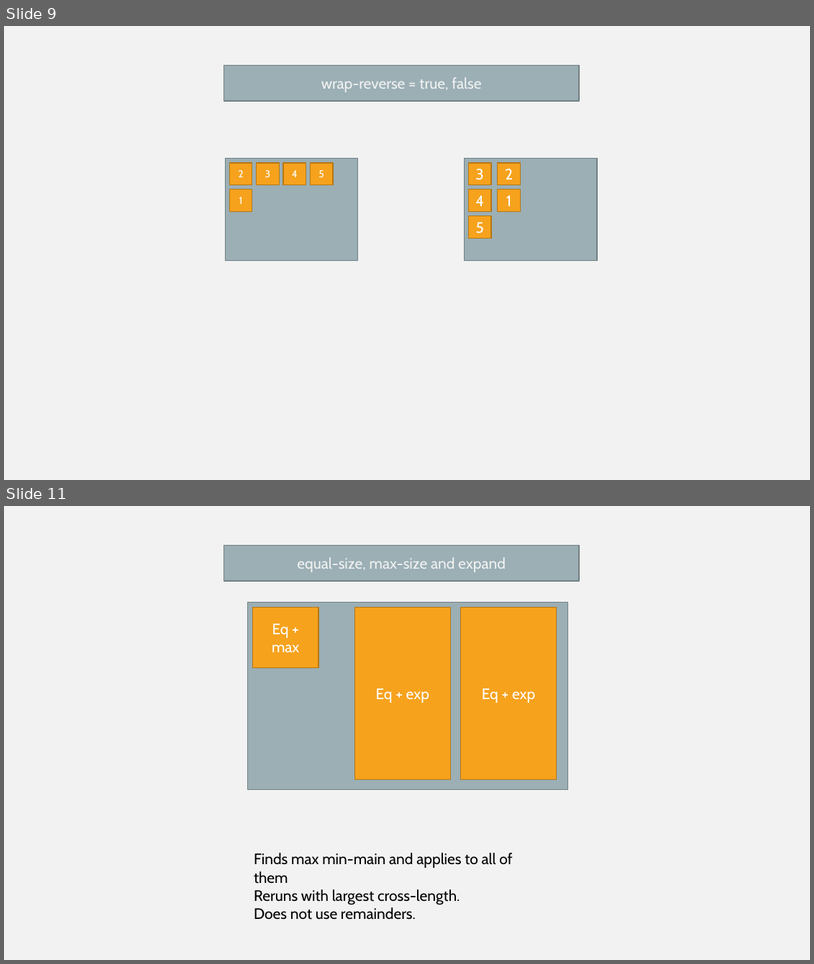
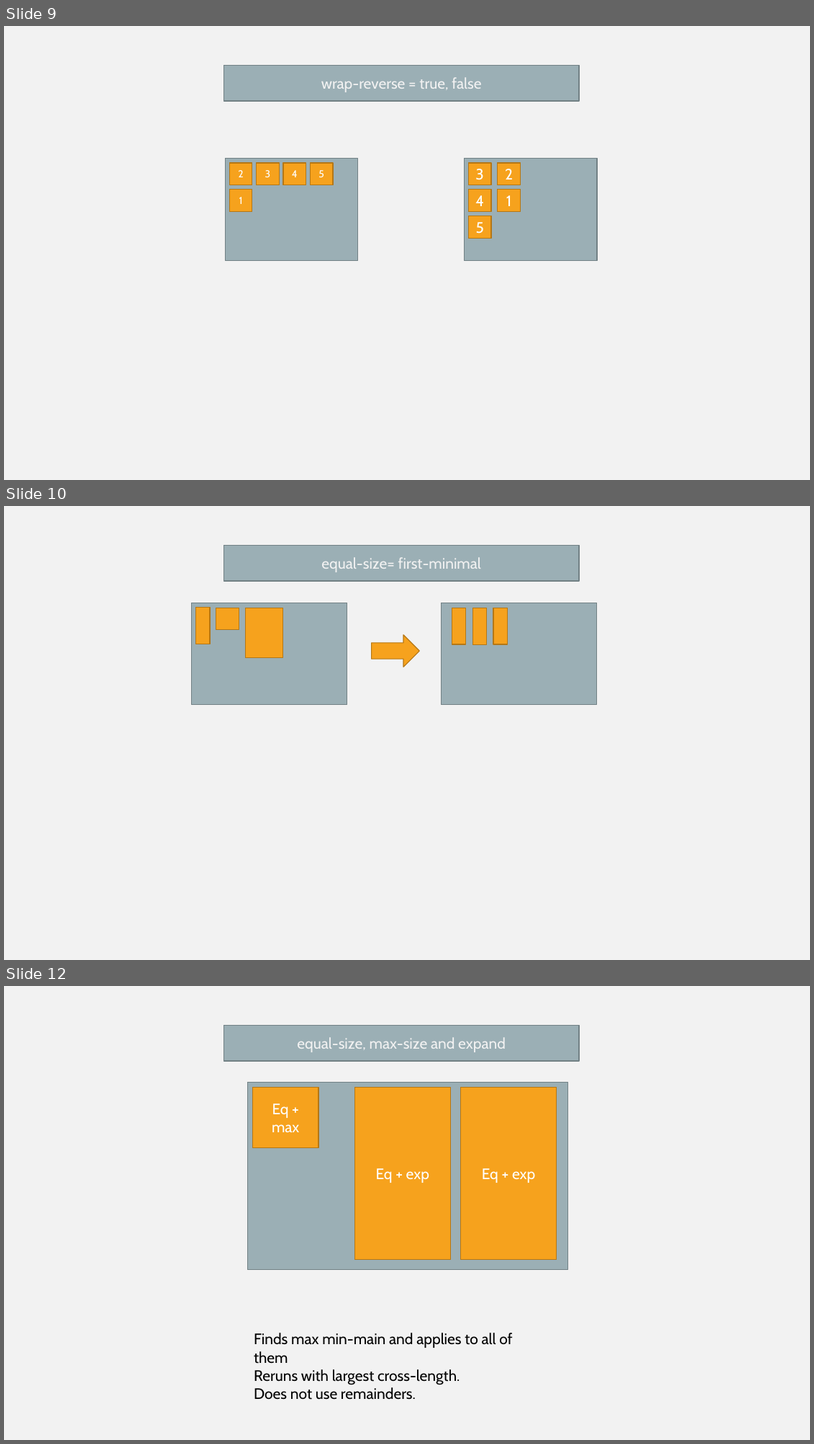
Before and after one commit to jimmy-zhao-tainio/box-layout, a slide deck: box-layout-settings.pptm. Shown one above the other, each under a label of ours: slides 9 and 11 before the commit, slides 9, 10 and 12 after it; the slides between them are not shown. The pictures are 814x964 and 814x1444 pixels, drawn with LibreOffice and Linux fonts; fonts in the diff are those of the drawing. Boxes give left, top, right and bottom in pixels: in the first picture for what was removed or moved away, otherwise in the second. Text is boxed around its words. In the diff, an @@ line names an element or a change of style, - is before the commit and + after.

```diff
--- a/box-layout-settings.pptm
+++ b/box-layout-settings.pptm
@@ slide 10 added at (x1=4, y1=506, x2=810, y2=960), background #F2F2F2 @@
@@ rectangle added at (x1=224, y1=546, x2=580, y2=581), fill #9BAFB5, outline #738186 1 pt, 18 pt, text #F2F2F2 @@
+equal-size= first-minimal
@@ rectangle added at (x1=191, y1=602, x2=347, y2=705), fill #9BAFB5, outline #738186 1 pt @@
@@ rectangle added at (x1=196, y1=607, x2=211, y2=644), fill #F6A21D, outline #B67815 1 pt @@
@@ rectangle added at (x1=216, y1=608, x2=239, y2=630), fill #F6A21D, outline #B67815 1 pt @@
@@ rectangle added at (x1=245, y1=608, x2=283, y2=657), fill #F6A21D, outline #B67815 1 pt @@
@@ rectangle added at (x1=441, y1=602, x2=597, y2=705), fill #9BAFB5, outline #738186 1 pt @@
@@ rectangle added at (x1=453, y1=608, x2=466, y2=644), fill #F6A21D, outline #B67815 1 pt @@
@@ rectangle added at (x1=473, y1=608, x2=486, y2=644), fill #F6A21D, outline #B67815 1 pt @@
@@ rectangle added at (x1=494, y1=608, x2=507, y2=644), fill #F6A21D, outline #B67815 1 pt @@
@@ right arrow added at (x1=372, y1=635, x2=419, y2=667), fill #F6A21D, outline #B67815 1 pt @@
@@ what was slide 11 is now slide 12 @@
```
Also in this commit, not shown: 1 slide changed, 40 other files.
